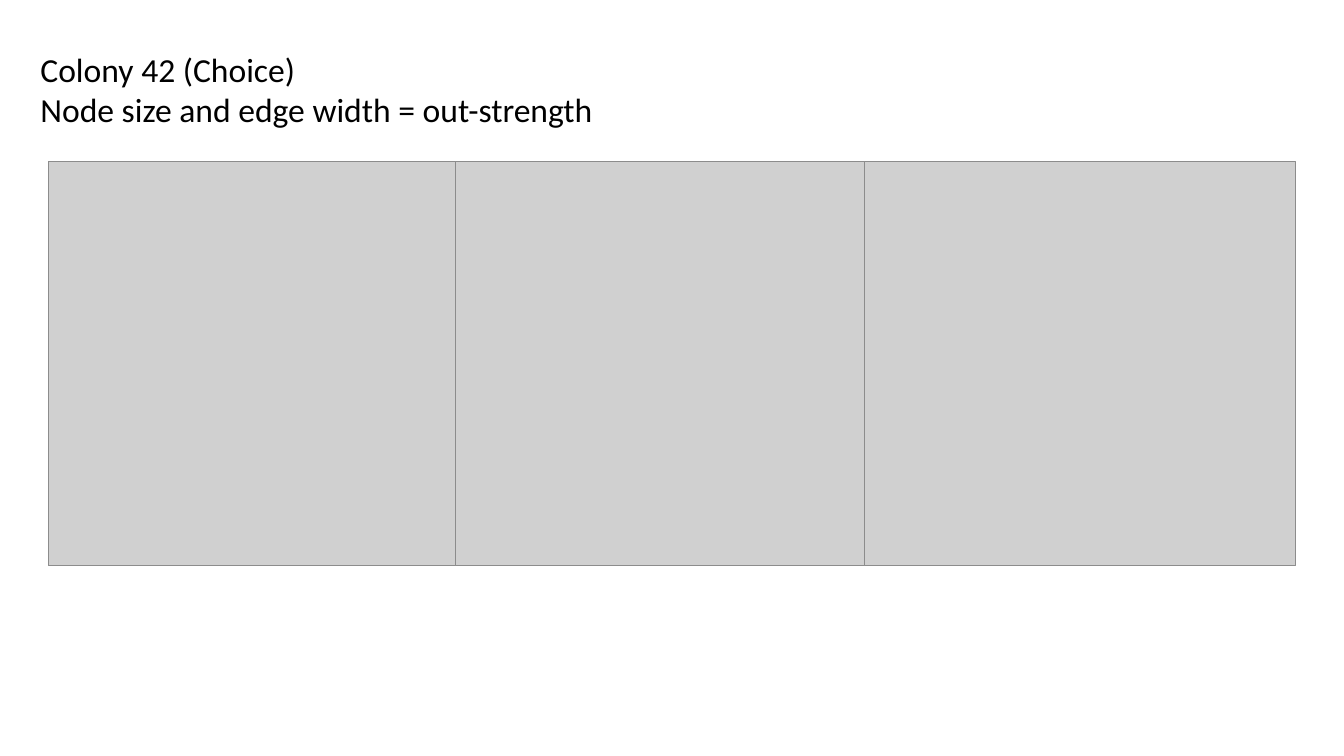
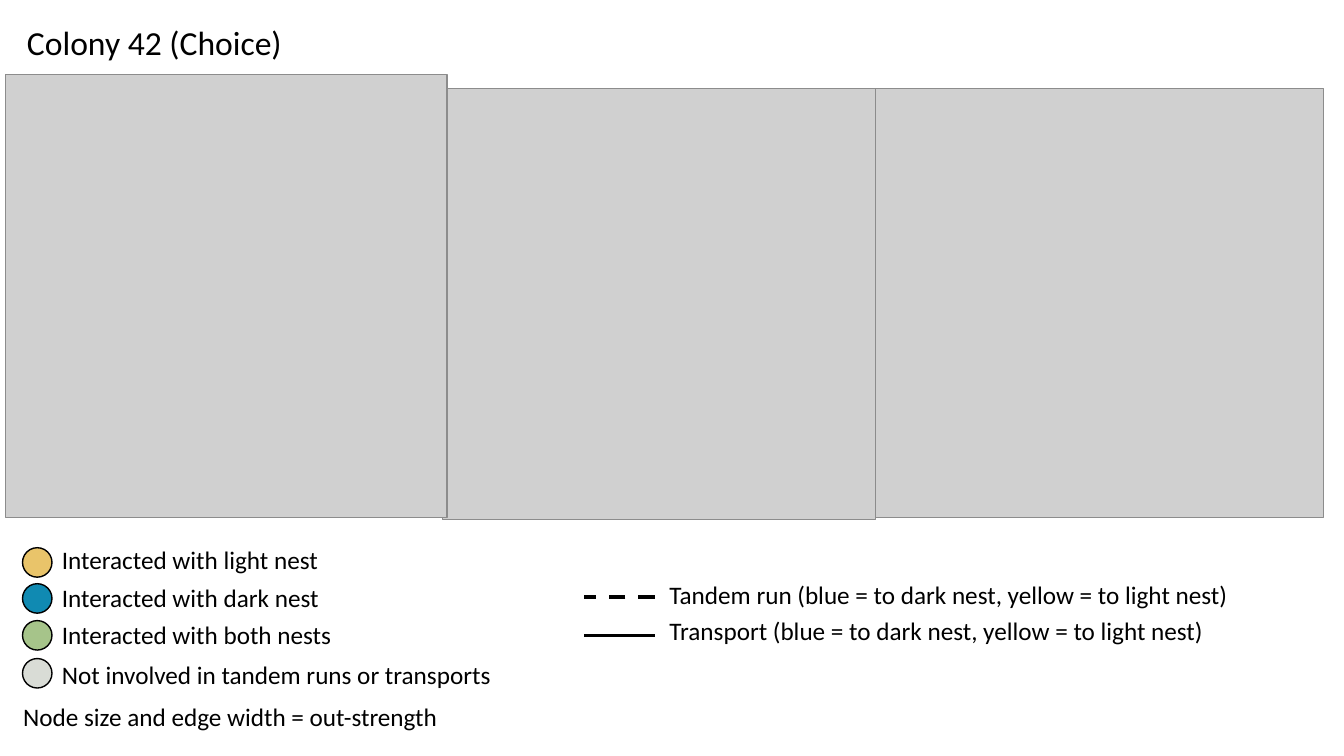
Before and after one commit to TovahKashetsky/collective_decision_experience, a slide deck: slide 1 of ant_sna_network_diagrams.pptx. Drawn at 1344x756 pixels with LibreOffice and Linux fonts; fonts in the diff are those of the drawing; grey boxes stand for pictures. Boxes give left, top, right and bottom in pixels: in the first picture for what was removed or moved away, otherwise in the second. Text is boxed around its words. In the diff, an @@ line names an element or a change of style, - is before the commit and + after.

```diff
--- a/ant_sna_network_diagrams.pptx
+++ b/ant_sna_network_diagrams.pptx
@@ text added at <box>27,30,281,61</box>, 24 pt, text #000000 @@
+Colony 42 (Choice)
@@ picture: place and size @@
-picture at <box>48,161,456,566</box>
+picture at <box>6,75,448,517</box>
@@ picture: place and size @@
-picture at <box>456,161,865,566</box>
+picture at <box>443,89,876,520</box>
@@ picture: place and size @@
-picture at <box>863,161,1297,566</box>
+picture at <box>875,88,1324,517</box>
@@ group added at <box>584,585,1227,645</box>: 2 lines, 2 texts @@
+Tandem run (blue = to dark nest, yellow = to light nest)
+Transport (blue = to dark nest, yellow = to light nest)
@@ group added at <box>22,547,490,688</box>: 4 ellipses, 4 texts @@
+Interacted with light nest
+Interacted with dark nest
+Interacted with both nests
+Not involved in tandem runs or transports
@@ text at <box>23,708,437,731</box>: text changed; size 24 to 18 pt @@
-Colony 42 (Choice)
-Node size and edge width = out-strength
+Node size and edge width = out-strength
```
Also in this commit, not shown: 4 other slides changed, 1 slide removed, 6 other files.
